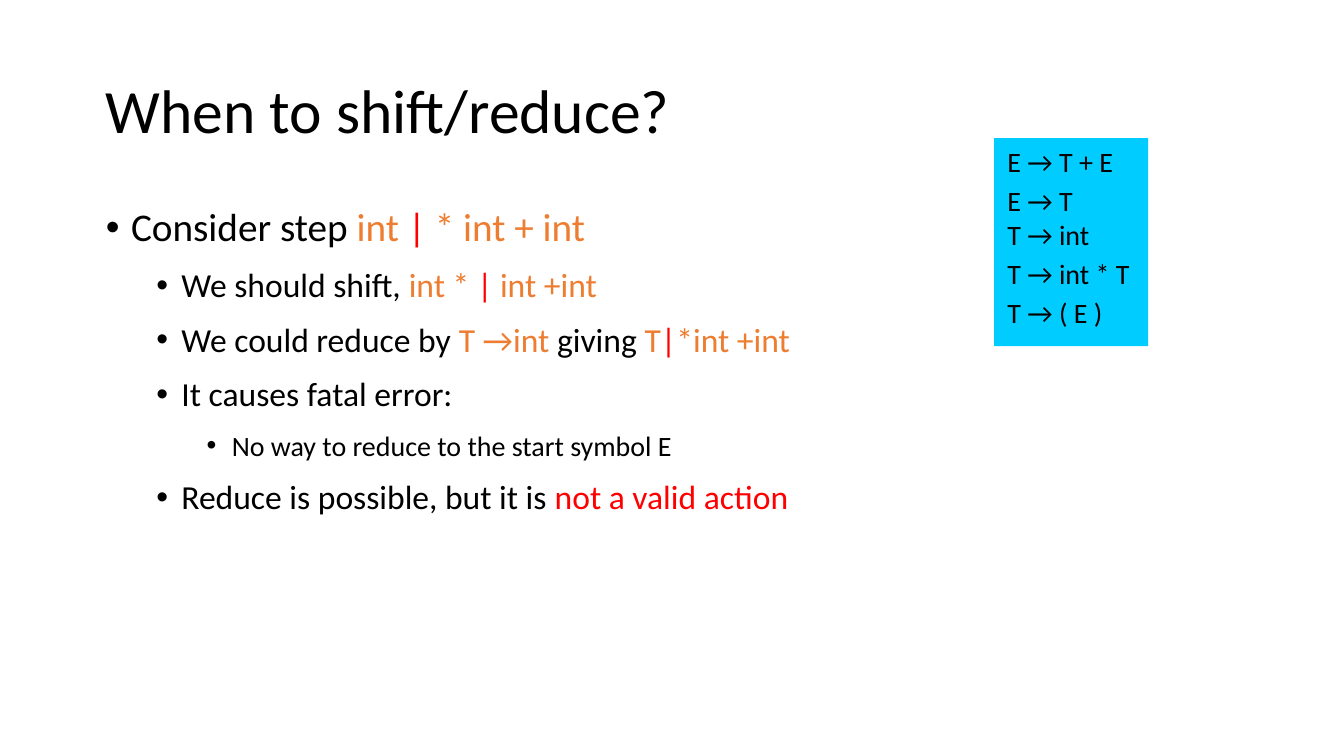
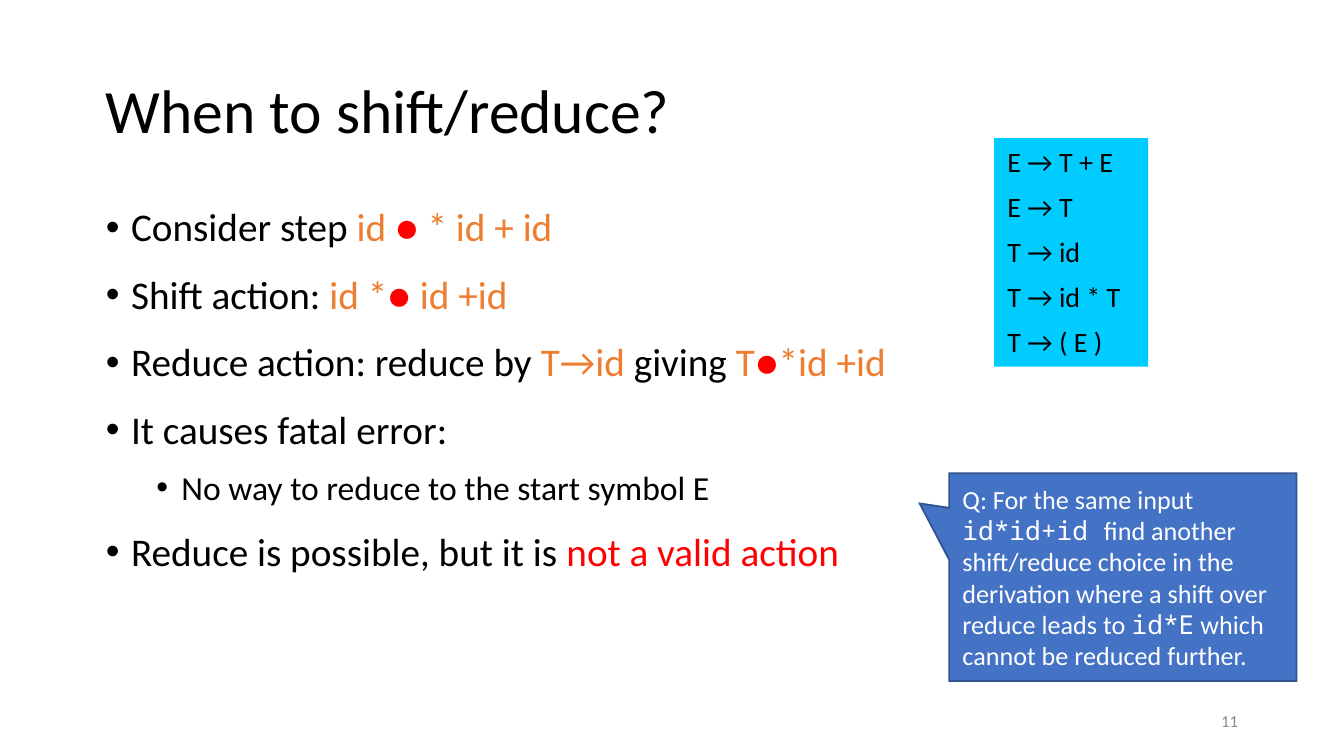
Before and after one commit to anoopsarkar/compilers-class, a slide deck: slide 11 of assets/ppt/parsing/lr1-shift-reduce-parsing.pptx (slide 12 before the commit). Drawn at 1344x756 pixels with LibreOffice and Linux fonts; fonts in the diff are those of the drawing. Boxes give left, top, right and bottom in pixels: in the first picture for what was removed or moved away, otherwise in the second. Text is boxed around its words. In the diff, an @@ line names an element or a change of style, - is before the commit and + after.

```diff
--- a/assets/ppt/parsing/lr1-shift-reduce-parsing.pptx
+++ b/assets/ppt/parsing/lr1-shift-reduce-parsing.pptx
@@ rectangle "E → T + E": place and size @@
-rectangle "E → T + E" at <box>995,138,1149,347</box>
+rectangle "E → T + E" at <box>995,138,1149,367</box>
@@ text in rectangle at <box>1007,154,1113,352</box>: more space between paragraphs @@
@@ text in rectangle at <box>1007,199,1121,352</box>: text changed @@
-E → T
-T → int
-T → int * T
+E → T
+T → id
+T → id * T
@@ text at <box>131,213,886,383</box>: text changed; size 18 to 21 pt @@
-• Consider step int | * int + int
-  • We should shift, int * | int +int
-  • We could reduce by T →int giving T|*int +int
+• Consider step id ● * id + id
+• Shift action: id *● id +id
+• Reduce action: reduce by T→id giving T●*id +id
@@ text at <box>131,416,839,573</box>: size 18 to 21 pt in "It causes fatal error:", "Reduce is possible, but it is not ..."; size 15 to 18 pt in "No way to reduce to the start ..."; list level 2 to 1 in "It causes fatal error:"; list level 3 to 2 in "No way to reduce to ..."; list level 2 to 1 in "Reduce is possible, but it ..." @@
@@ speech box added at <box>949,473,1296,681</box>, fill #4472C4, outline #325491 1 pt, 14 pt, text #FFFFFF @@
+Q: For the same input id*id+id find another shift/reduce choice in the derivation where a shift over reduce leads to id*E which cannot be reduced further.
@@ page number added at <box>1221,716,1238,727</box>, 9 pt, text #8C8C8C @@
+11
```
Also in this commit, not shown: 11 other slides changed, 2 slides added, 4 slides removed, 3 other files.
